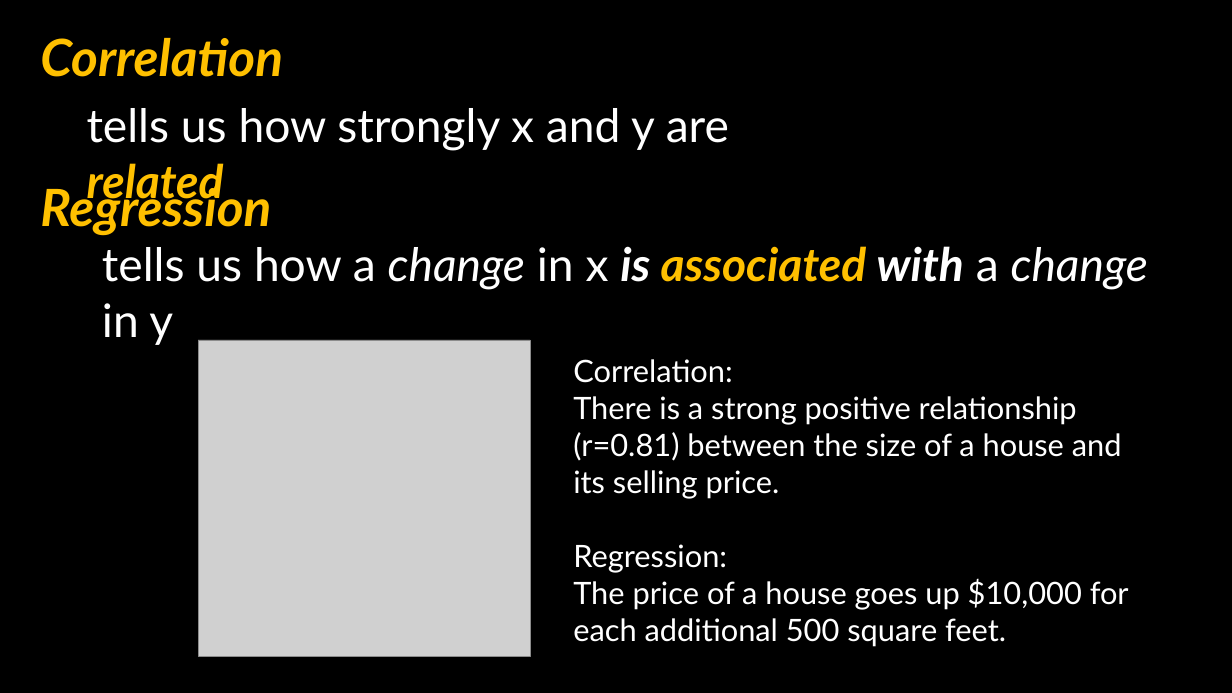
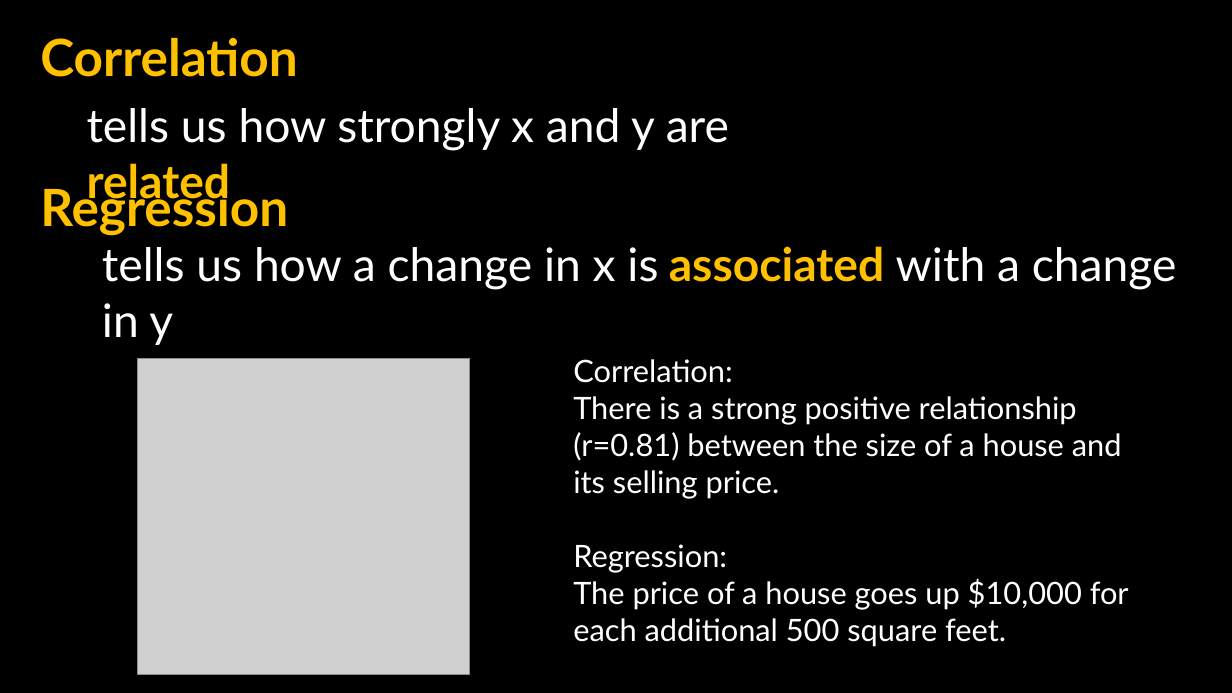
Before and after one commit to jshannon75/geog4300, a slide deck: slide 2 of in_class_slides/geog4300_W011-1 Univariate regression.pptx. Drawn at 1232x693 pixels with LibreOffice and Linux fonts; fonts in the diff are those of the drawing; grey boxes stand for pictures; background and template pictures are left out. Boxes give left, top, right and bottom in pixels: in the first picture for what was removed or moved away, otherwise in the second. Text is boxed around its words. In the diff, an @@ line names an element or a change of style, - is before the commit and + after.

Commit message:
Slide font fix

```diff
--- a/in_class_slides/geog4300_W011-1 Univariate regression.pptx
+++ b/in_class_slides/geog4300_W011-1 Univariate regression.pptx
@@ text "Correlation" at (40,38,298,77): italic off @@
@@ text "tells us how strongly x ..." at (87,108,729,207): italic off in "related" @@
@@ text "Regression" at (40,182,288,236): italic off @@
@@ text "tells us how a change ..." at (102,246,1177,345): bold off in "is with"; italic off in "change is associated with change" @@
@@ picture: place and size @@
-picture at (198,340,530,656)
+picture at (138,359,470,675)
```
